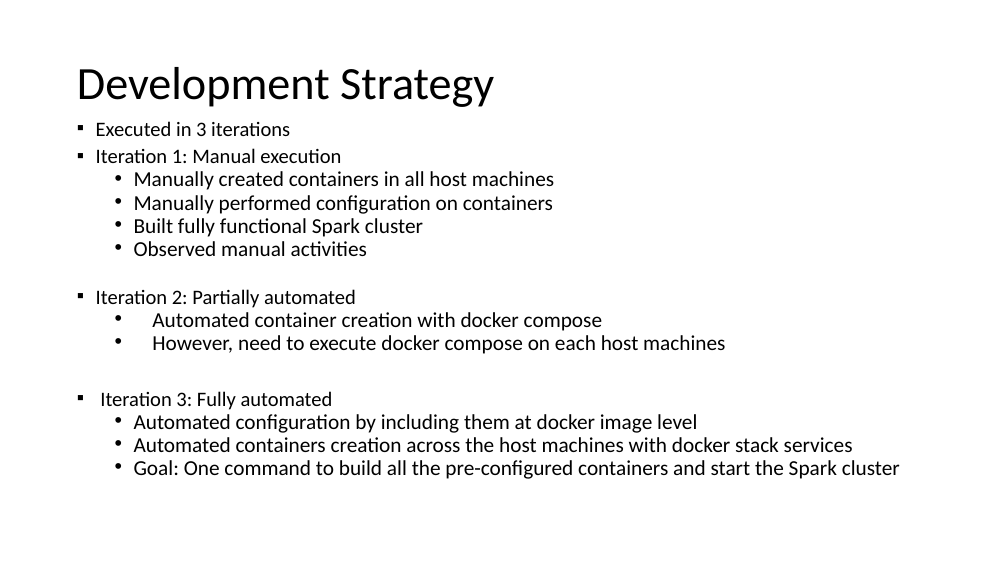
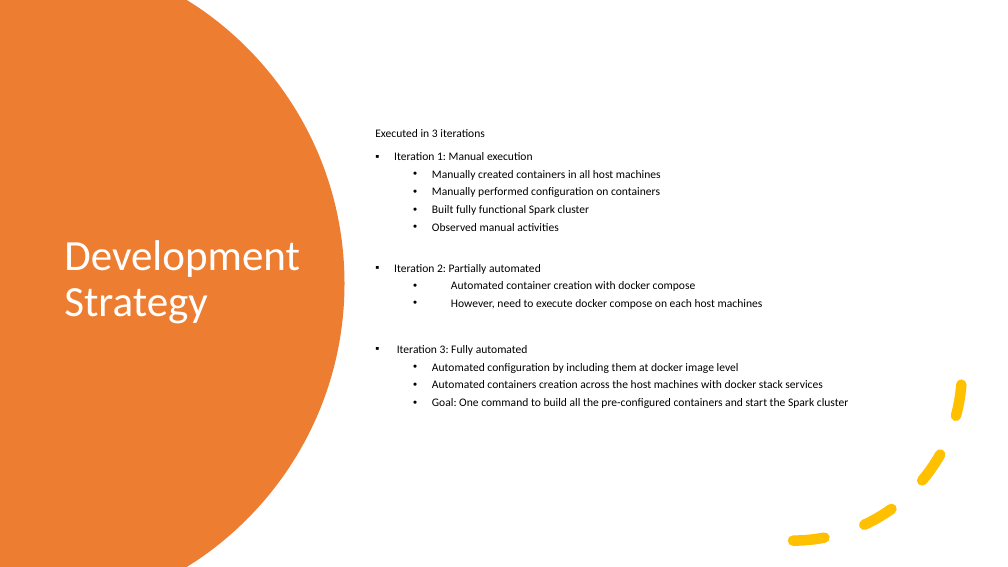
Before and after one commit to gprasad09/Apache-Spark-Cluster-Project, a slide deck: slide 11 of misc/ProjectReports-In progress/TermProject.pptx. Drawn at 1008x567 pixels with LibreOffice and Linux fonts; fonts in the diff are those of the drawing. Boxes give left, top, right and bottom in pixels: in the first picture for what was removed or moved away, otherwise in the second. Text is boxed around its words. In the diff, an @@ line names an element or a change of style, - is before the commit and + after.

```diff
--- a/misc/ProjectReports-In progress/TermProject.pptx
+++ b/misc/ProjectReports-In progress/TermProject.pptx
@@ freeform shape added at box(0, 0, 345, 567), fill #ED7D31 @@
@@ text "Executed in 3 iterations": place and size @@
-text "Executed in 3 iterations" at box(96, 121, 900, 479)
+text "Executed in 3 iterations" at box(375, 129, 849, 408)
@@ text "Executed in 3 iterations" at box(375, 129, 849, 408): size 19.6 to 11 pt in "Executed in 3 iterations", "Iteration 1: Manual execution", "Iteration 2: Partially automated", "Iteration 3: Fully automated"; size 20.3 to 11 pt in "Manually created containers in all host machines", "Manually performed configuration on containers", "Built fully functional Spark cluster", "Observed manual activities" and 5 more places; bullet ▪ to none; line spacing 0.7 to 0.9; vertical alignment top to middle @@
@@ title "Development Strategy": place and size @@
-title "Development Strategy" at box(77, 67, 494, 107)
+title "Development Strategy" at box(64, 240, 300, 324)
@@ title "Development Strategy" at box(64, 240, 300, 324): size 44 to 41 pt, text colour #000000 to #FFFFFF @@
@@ arc (boxed as its full ellipse) added at box(625, 203, 963, 541), outline #FFC000 10 pt dashed @@
```
Also in this commit, not shown: 5 other slides changed, 4 slides added, 3 slides removed.
